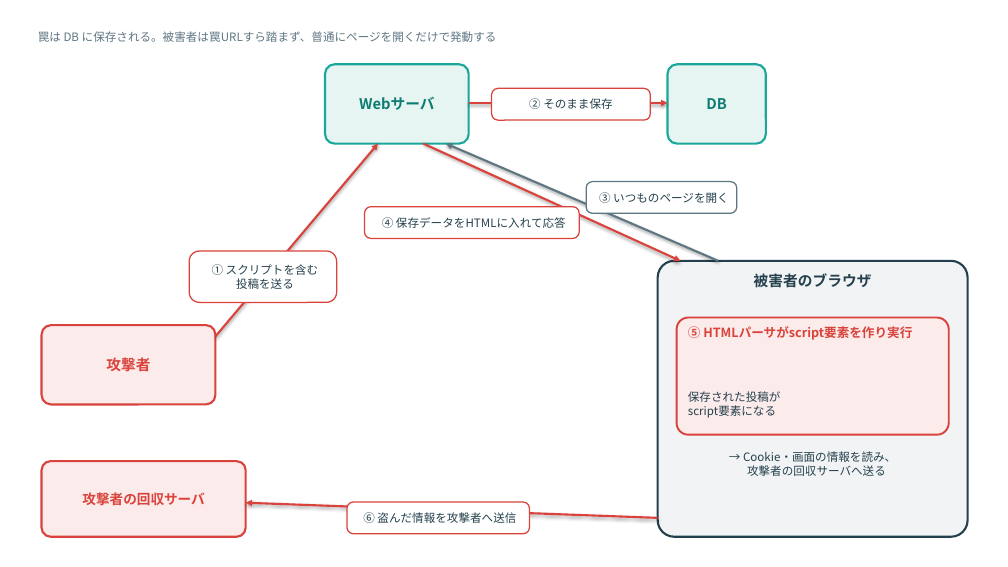
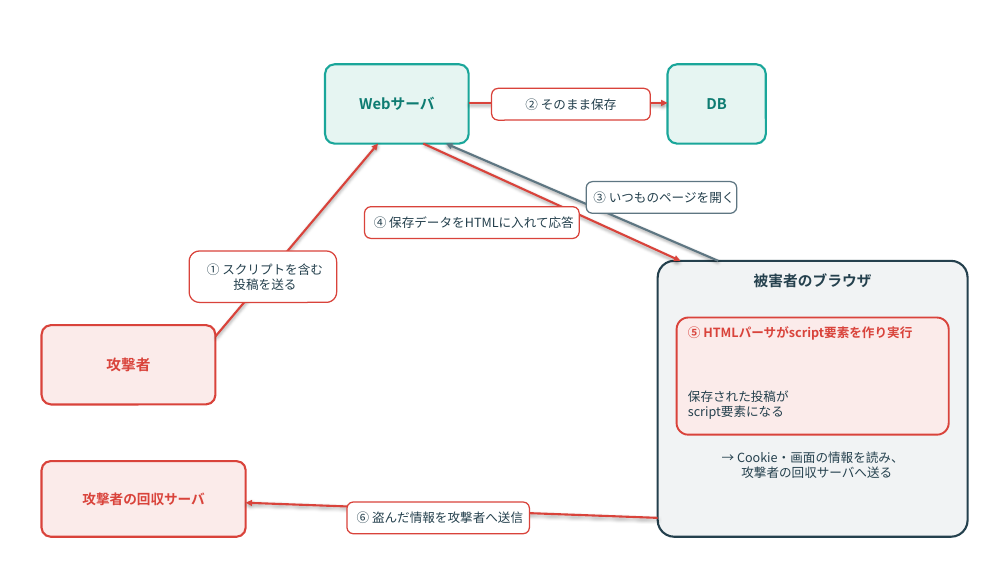
Before and after one commit to nico0748/tech-boosters, a slide deck: slide 4 of deep-dive/drafts/no.1-xss/image/HTMLパーサ図.pptx. Drawn at 1008x567 pixels with LibreOffice and Linux fonts; fonts in the diff are those of the drawing. Boxes give left, top, right and bottom in pixels: in the first picture for what was removed or moved away, otherwise in the second. Text is boxed around its words. In the diff, an @@ line names an element or a change of style, - is before the commit and + after.

```diff
--- a/deep-dive/drafts/no.1-xss/image/HTMLパーサ図.pptx
+++ b/deep-dive/drafts/no.1-xss/image/HTMLパーサ図.pptx
@@ text removed at [38, 31, 497, 42] @@
-罠は DB に保存される。被害者は罠URLすら踏まず、普通にページを開くだけで発動する
@@ size 11 to 12 pt in 7 elements at [688, 390, 789, 419], [737, 451, 904, 478], [207, 263, 323, 290], [525, 98, 617, 110], [593, 191, 735, 203], [374, 216, 574, 228], [357, 511, 523, 523] @@
```
Also in this commit, not shown: 9 other slides changed, 13 other files.
